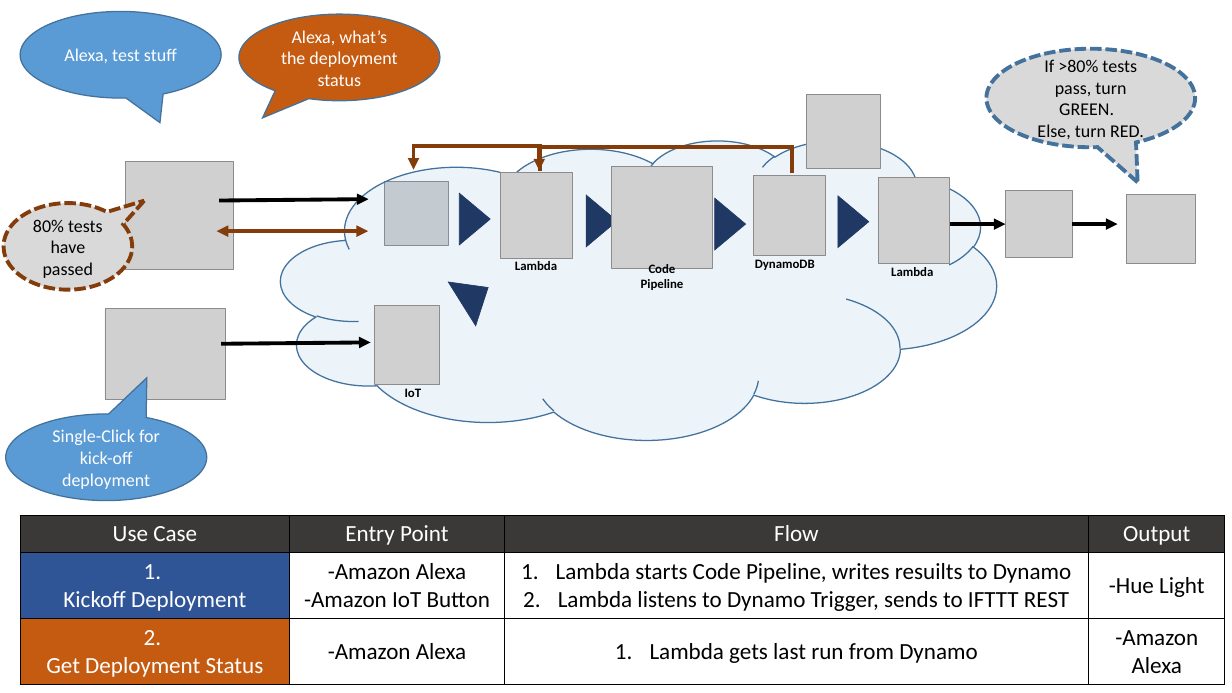
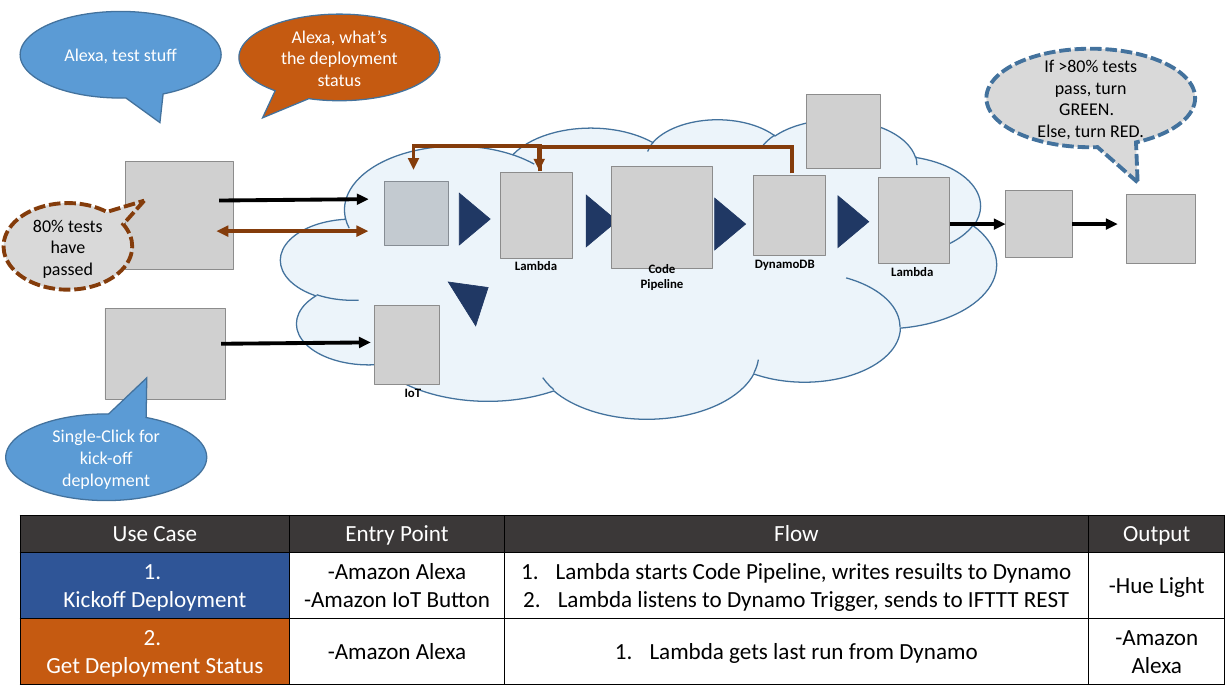
Before and after one commit to saginawj/testify, a slide deck: slide 1 of docs/arch.pptx. Drawn at 1232x693 pixels with LibreOffice and Linux fonts; fonts in the diff are those of the drawing; grey boxes stand for pictures. Boxes give left, top, right and bottom in pixels: in the first picture for what was removed or moved away, otherwise in the second. Text is boxed around its words. In the diff, an @@ line names an element or a change of style, - is before the commit and + after.

```diff
--- a/docs/arch.pptx
+++ b/docs/arch.pptx
@@ cloud: place and size @@
-cloud at (281, 140, 996, 440)
+cloud at (281, 119, 996, 419)
```
Also in this commit, not shown: 5 other files.
